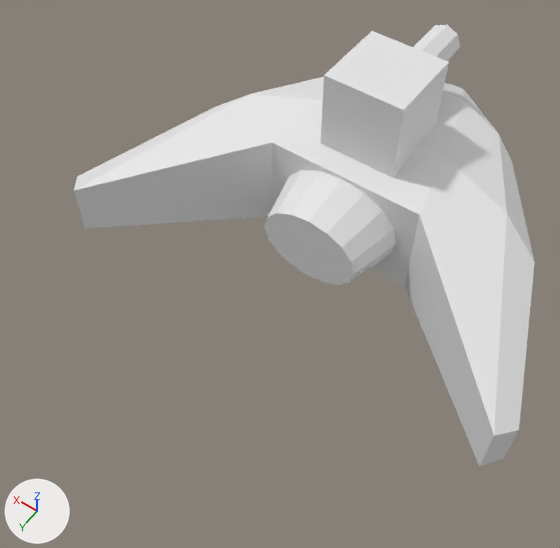
The OBJ model Space CUBEs Project/Assets/Ship/Enemies/Basic/Hornet/Hornet_Model.obj, before and after one commit.
Before and after are seen from a 50 mm lens placed at (-1.85, 3.82, 3.85), pointed at (0.12, 1.07, -0.48). The lights are fixed; the arrows at lower left show +X, +Y and +Z. Where no turn or scale is listed for an object, it has been applied to the vertices.

In view in the first picture: 'Hornet_Model'.
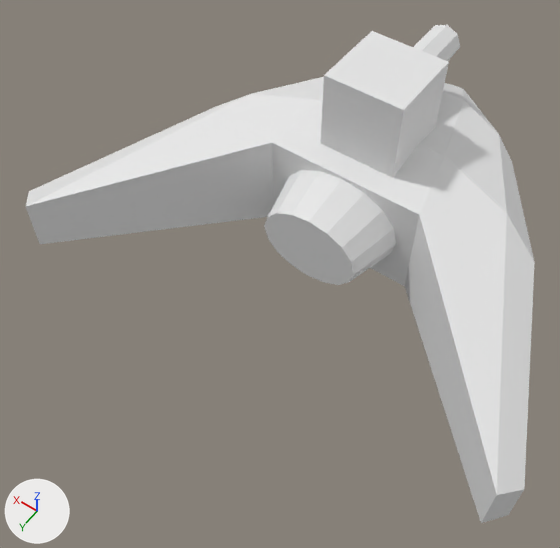
Location of each change, [x1, y1, x2, y2] in pixels of the pictures (560 x 548 px; the box of a moved part takes in the faces that stretch with it):
'Hornet_Model', reshaped (11% wider, 13% taller): before [74, 25, 535, 467]; after [25, 25, 535, 523]
part 1 of me_hornet_model, moved or reshaped: before [74, 94, 322, 229]; after [25, 94, 322, 244]
part 2 of me_hornet_model, moved or reshaped: before [405, 157, 535, 467]; after [405, 157, 535, 523]

Diff of the bpy script that builds the scene:
```diff
--- a/Space CUBEs Project/Assets/Ship/Enemies/Basic/Hornet/Hornet_Model.obj.py
+++ b/Space CUBEs Project/Assets/Ship/Enemies/Basic/Hornet/Hornet_Model.obj.py
@@ me_hornet_model @@
 me_hornet_model.from_pydata(...)  # 104 vertices, 77 faces; spans x -1.78..1.78, y -1.35..1.47, z -0.69..0.7
 # used by ob_hornet_model
-me_hornet_model.vertices[0].co = (1.78, 1.34, -0.64)
-me_hornet_model.vertices[4].co = (1.78, 1.34, -0.26)  # pixel (77, 176)
-me_hornet_model.vertices[17].co = (1.68, 1.47, -0.23)  # pixel (73, 190)
-me_hornet_model.vertices[21].co = (1.68, 1.47, -0.65)  # pixel (85, 228)
-me_hornet_model.vertices[24].co = (-1.78, 1.34, -0.64)  # pixel (503, 458)
-me_hornet_model.vertices[28].co = (-1.78, 1.34, -0.26)  # pixel (518, 430)
-me_hornet_model.vertices[41].co = (-1.68, 1.47, -0.23)  # pixel (494, 435)
-me_hornet_model.vertices[45].co = (-1.68, 1.47, -0.65)  # pixel (479, 466)
+# me_hornet_model part 1
+me_hornet_model.vertices[0].co = (1.95, 1.65, -0.64)
+me_hornet_model.vertices[4].co = (1.95, 1.65, -0.26)  # pixel (28, 191)
+me_hornet_model.vertices[17].co = (1.84, 1.78, -0.23)  # pixel (25, 206)
+me_hornet_model.vertices[21].co = (1.84, 1.78, -0.65)  # pixel (39, 244)
+# me_hornet_model part 2
+me_hornet_model.vertices[24].co = (-1.95, 1.65, -0.64)  # pixel (508, 515)
+me_hornet_model.vertices[28].co = (-1.95, 1.65, -0.26)  # pixel (524, 489)
+me_hornet_model.vertices[41].co = (-1.84, 1.78, -0.23)  # pixel (496, 495)
+me_hornet_model.vertices[45].co = (-1.84, 1.78, -0.65)  # pixel (481, 523)
```
